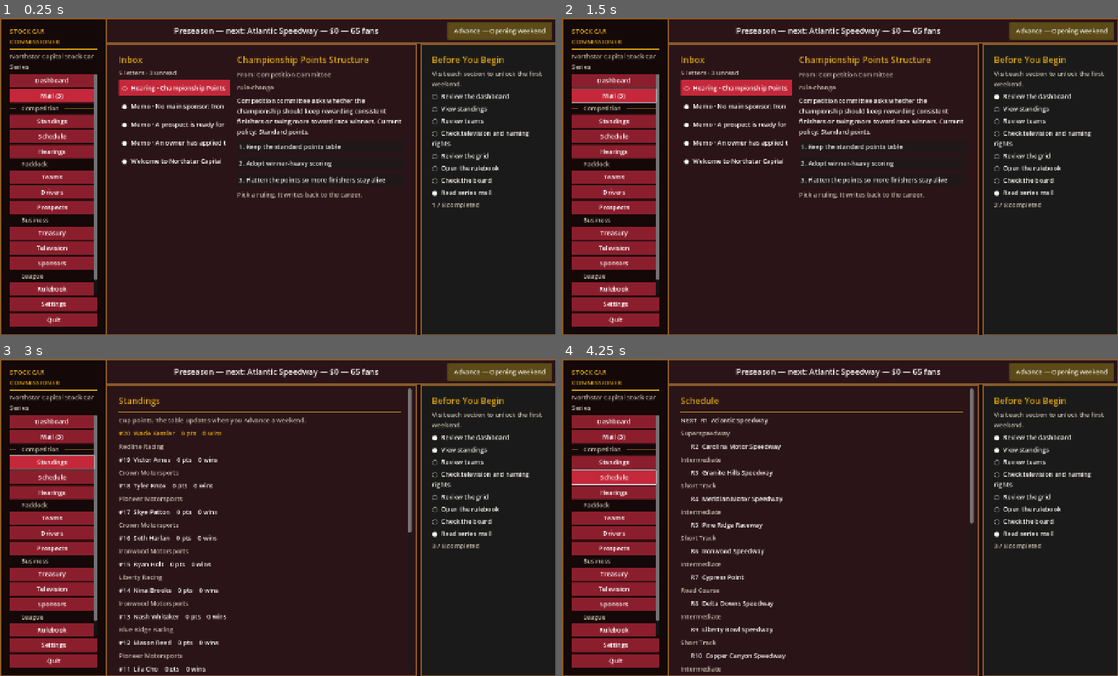
Above: before the commit, frames 1-4 (two rows, left to right).
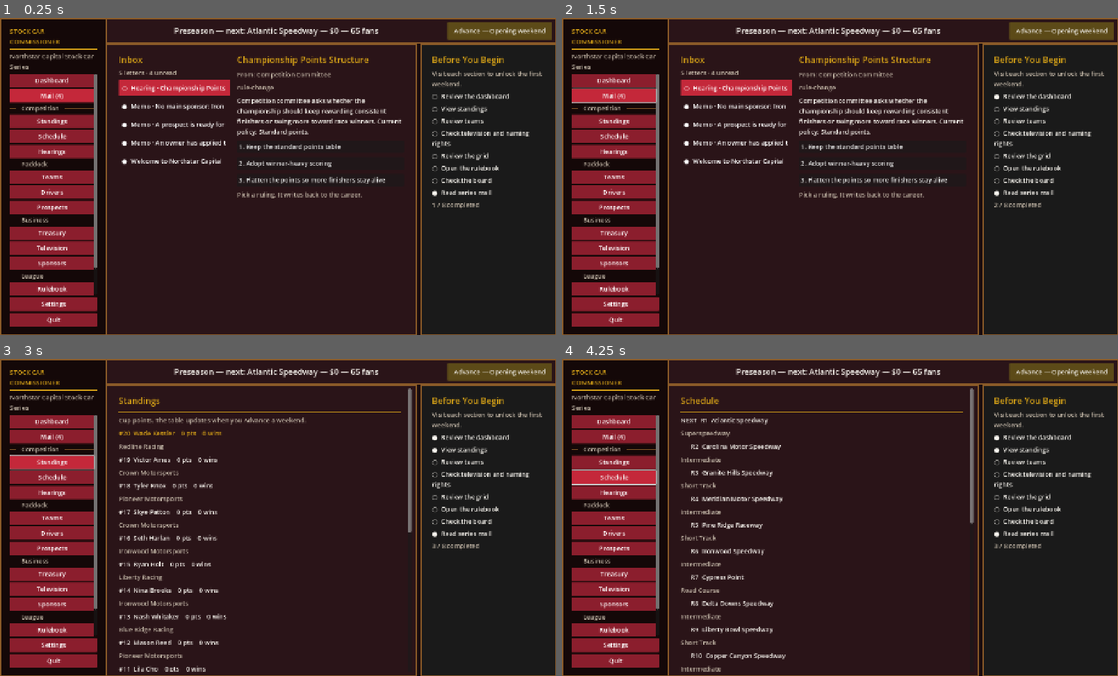
Above: after the commit, the same moments.

Repository: johnatkinsonsenior/StockCarCommissioner
Game: Godot game, scene res://scenes/Main.tscn
Same seed, same stepped clock (60 frames per second), same inputs: the game is played once before the commit and once after it.
Inputs (mouse positions are in pixels of both pictures, inside the frame that each line leads up to):
- Up to frame 1 (0.25 s): no input
- Up to frame 2 (1.5 s): click "Dashboard" at 0.5 s; click (612, 94) at 1.25 s, where only the run before the commit has a clickable "Mail (3)"
- Up to frame 3 (3 s): click (50, 435) at 2 s, where only the run after the commit has a clickable "Mail (4)"; click "Standings" at 2.75 s
- Up to frame 4 (4.25 s): click "Schedule" at 3.5 s

The runs differ from the first frame. In frame 1, less than 0.1% of the frame differs, in the area x 10-28%, y 16-83%; in frame 2, less than 0.1%; in frame 3, less than 0.1%; in frame 4, less than 0.1%.

Commit message:
Add Day 107: historical season database on the desk
League History reopens completed season files — champion, standings,
finale, and league health — plus the all-time record book. Preseason
of year one is an empty file.

Co-authored-by: johnatkinsonsenior <johnatkinsonsenior@users.noreply.github.com>

Diff:
--- a/godot/data/ui_snapshot.json
+++ b/godot/data/ui_snapshot.json
@@ -1,6 +1,6 @@
 {
     "game": "Stock Car Commissioner",
-    "ui_version": "1.2",
+    "ui_version": "1.3",
     "engine": "godot-4",
     "layout": "commissioner-desk",
     "screen": "mail",
@@ -2298,6 +2298,28 @@
         "drivers": 62,
         "dismissed": false
     },
+    "history": {
+        "seasons": [],
+        "records": [
+            {
+                "label": "Most career wins",
+                "text": "Most career wins: Cole Baker \u2014 0"
+            },
+            {
+                "label": "Most championships",
+                "text": "Most championships: Cole Baker \u2014 0"
+            },
+            {
+                "label": "Most team wins",
+                "text": "Most team wins: Liberty Racing \u2014 0"
+            },
+            {
+                "label": "Organization titles",
+                "text": "Organization titles: Liberty Racing \u2014 0"
+            }
+        ],
+        "empty": true
+    },
     "palette": "winston-cup",
     "office": {
         "layout": "commissioner-desk",
@@ -2384,7 +2406,7 @@
                 "from": "Series Office \u2014 Preseason",
                 "subject": "Welcome to Northstar Capital Stock Car Series",
                 "body": "Commissioner,\n\nYou run Northstar Capital Stock Car Series. You do not drive.\n\nTelevision a …(311 unchanged characters)…
-                "unread": false,
+                "unread": true,
                 "category": "",
                 "hearing_id": "",
                 "prompt": "",
@@ -2494,6 +2516,11 @@
             {
                 "id": "rulebook",
                 "label": "Rulebook",
+                "group": "League"
+            },
+            {
+                "id": "history",
+                "label": "History",
                 "group": "League"
             },
             {
--- a/godot/scripts/App.gd
+++ b/godot/scripts/App.gd
@@ -31,6 +31,7 @@
 var era_book := "pinnacle"
 var profile_team := ""
 var profile_driver := ""
+var profile_season := ""
 
 
 func _ready() -> void:
@@ -108,6 +109,12 @@
 		profile_driver = str(grid[0].get("id", grid[0].get("name", "")))
 		_show_section("drivers")
 		print("PROFILE_DRIVER=", profile_driver)
+	_show_section("history")
+	var seasons: Array = _as_array(_as_dict(snapshot.get("history", {})).get("seasons", []))
+	if not seasons.is_empty() and typeof(seasons[0]) == TYPE_DICTIONARY:
+		profile_season = str(seasons[0].get("id", seasons[0].get("season", "")))
+		_show_section("history")
+		print("HISTORY_SEASON=", profile_season)
 	_show_section("settings")
 	_on_office_save("desk")
 	_on_new_career("1970s")
@@ -323,6 +330,8 @@
 		profile_team = ""
 	if section_id == "drivers":
 		profile_driver = ""
+	if section_id == "history":
+		profile_season = ""
 	_show_section(section_id)
 
 
@@ -357,6 +366,8 @@
 			_fill_sponsors()
 		"rulebook":
 			_fill_rulebook()
+		"history":
+			_fill_history()
 		"board":
 			_fill_board()
 		"settings":
@@ -1135,6 +1146,84 @@
 	else:
 		center_body.add_child(_muted("The garage has not filed this career yet."))
 	center_body.add_child(_muted("Rule docket: %s paper(s)" % str(_as_int(councils.get("docket", 0)))))
+
+
+func _fill_history() -> void:
+	if profile_season != "":
+		_fill_season_file()
+		return
+	center_body.add_child(_title("History"))
+	center_body.add_child(_gold_rule())
+	var book := _as_dict(snapshot.get("history", {}))
+	var seasons: Array = _as_array(book.get("seasons", []))
+	print("HISTORY=", str(seasons.size()))
+	center_body.add_child(_muted("Reopen a completed season. Preseason of year one is an empty file."))
+	var records: Array = _as_array(book.get("records", []))
+	if not records.is_empty():
+		center_body.add_child(_gold_line("All-time records"))
+		for row in records:
+			var item: Dictionary = row
+			center_body.add_child(_muted(str(item.get("text", item.get("label", "")))))
+	if seasons.is_empty():
+		center_body.add_child(_line("No seasons on file yet. Advance a championship to open the book."))
+		return
+	center_body.add_child(_gold_line("Season files"))
+	for row in seasons:
+		var item: Dictionary = row
+		var season_id := str(item.get("id", item.get("season", "")))
+		center_body.add_child(_profile_button(
+			"Season %s — %s" % [str(item.get("season", "")), str(item.get("champion", ""))],
+			_open_season_file.bind(season_id)
+		))
+		center_body.add_child(_muted("%s  ·  %s pts  ·  grade %s" % [
+			str(item.get("champion_team", "")),
+			str(_as_int(item.get("champion_points", 0))),
+			str(item.get("grade", "")),
+		]))
+
+
+func _fill_season_file() -> void:
+	var book := _as_dict(snapshot.get("history", {}))
+	var seasons: Array = _as_array(book.get("seasons", []))
+	var item := _row_by_id(seasons, profile_season)
+	center_body.add_child(_title("Season file"))
+	center_body.add_child(_gold_rule())
+	center_body.add_child(_profile_button("All seasons", _open_season_file.bind("")))
+	if item.is_empty():
+		center_body.add_child(_muted("That season is not on file."))
+		print("HISTORY_SEASON=")
+		return
+	print("HISTORY_SEASON=", str(item.get("id", item.get("season", ""))))
+	center_body.add_child(_gold_line("Season %s champion: %s" % [
+		str(item.get("season", "")),
+		str(item.get("champion", "")),
+	]))
+	center_body.add_child(_line("%s  ·  %s pts  ·  %s wins" % [
+		str(item.get("champion_team", "")),
+		str(_as_int(item.get("champion_points", 0))),
+		str(_as_int(item.get("champion_wins", 0))),
+	]))
+	center_body.add_child(_muted("Commissioner grade %s (%s)  ·  %s races" % [
+		str(item.get("grade", "")),
+		str(_as_int(item.get("score", 0))),
+		str(_as_int(item.get("races", 0))),
+	]))
+	center_body.add_child(_muted("Integrity %s  ·  fans %s  ·  controversy %s" % [
+		str(_as_int(item.get("integrity", 0))),
+		str(_as_int(item.get("fan_interest", 0))),
+		str(_as_int(item.get("controversy", 0))),
+	]))
+	if str(item.get("finale", "")) != "":
+		center_body.add_child(_muted("Finale: %s" % str(item.get("finale", ""))))
+	center_body.add_child(_gold_line("Standings"))
+	for row in _as_array(item.get("standings", [])):
+		var entry: Dictionary = row
+		center_body.add_child(_line("%s. %s  ·  %s  ·  %s pts" % [
+			str(_as_int(entry.get("position", 0))),
+			str(entry.get("driver", "")),
+			str(entry.get("team", "")),
+			str(_as_int(entry.get("points", 0))),
+		]))
 
 
 func _fill_settings() -> void:
@@ -1379,6 +1468,12 @@
 	profile_team = ""
 	print("OPEN_DRIVER=", driver_id)
 	_show_section("drivers")
+
+
+func _open_season_file(season_id: String) -> void:
+	profile_season = season_id
+	print("OPEN_SEASON=", season_id)
+	_show_section("history")
 
 
 func _gold_rule() -> ColorRect:
Not shown, changed: docs/GameDesign.md
Not shown, changed: prototype/game/ui_bridge.py
Not shown, changed: prototype/run_season.py
